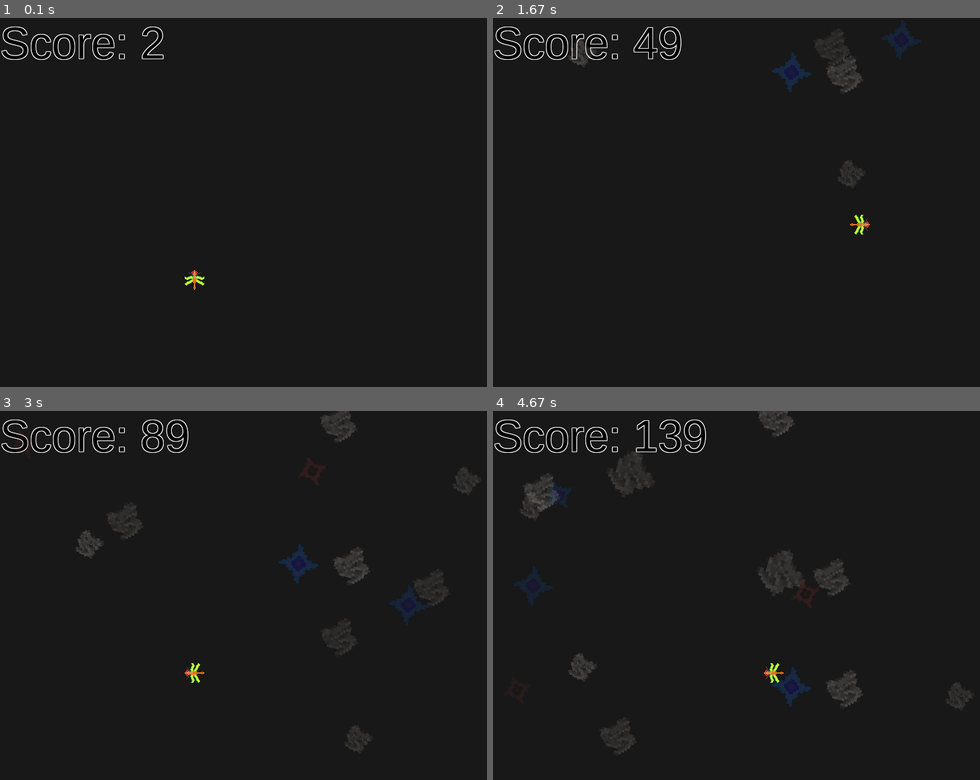
Above: before the commit, frames 1-4 (two rows, left to right).
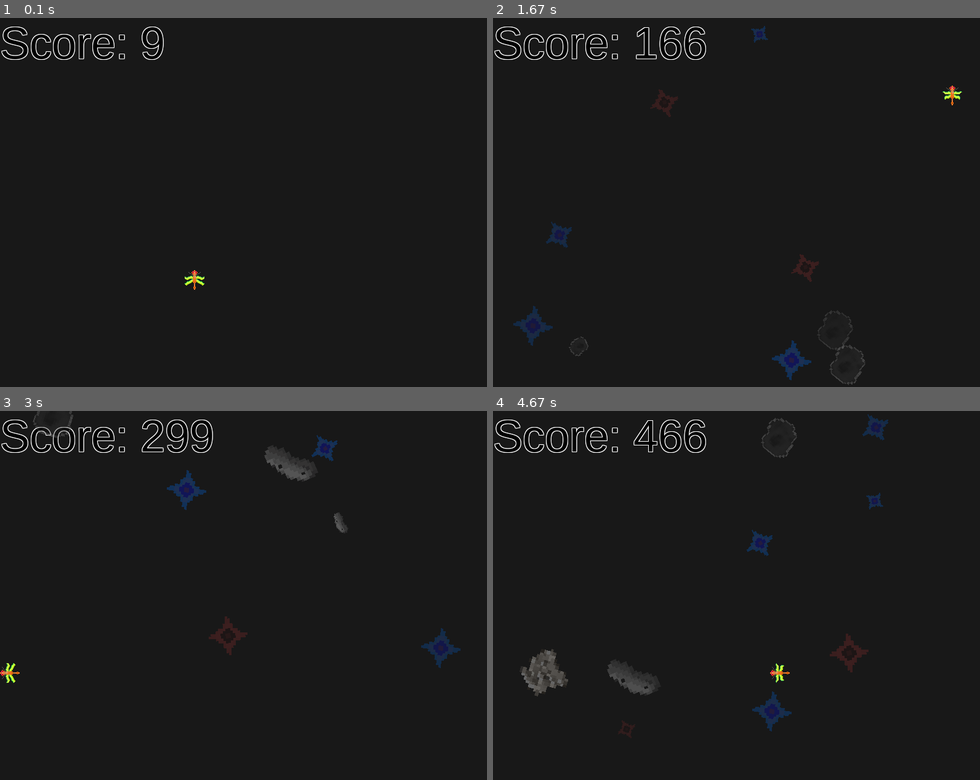
Above: after the commit, the same moments.

Repository: bpurkuti/Acrid-Dragonfly
Game: pygame game, started from main.py
Same seed, same stepped clock (60 frames per second), same inputs: the game is played once before the commit and once after it.
Inputs:
- Up to frame 1 (0.1 s): no input
- Up to frame 2 (1.67 s): hold Right 0.33-0.8 s; hold Up 0.83-1.13 s; hold Right 1.17-1.63 s
- Up to frame 3 (3 s): hold Left 1.67-2.2 s; hold Down 2.23-2.53 s; hold Left 2.57-2.97 s
- Up to frame 4 (4.67 s): hold Up 3-3.37 s; hold Right 3.4-4.03 s; hold Down 4.07-4.43 s; hold Left from 4.47 s (still down)

The runs differ from the first frame. In frame 1, 0.1% of the frame differs, in the area x 29-34%, y 2-12%; in frame 2, 3.1%; in frame 3, 3.9%; in frame 4, 5.5%, in the area x 4-99%, y 0-93%.

Commit message:
Smooth Movement System

Diff:
--- a/imageSpaceBackground.py
+++ b/imageSpaceBackground.py
@@ -13,7 +13,7 @@
 ASSETS['images']['stars']['sizes'] = ((16, 16), (24, 24), (32, 32))
 ASSETS['images']['stars']['trans'] = []
 
-ASSETS['images']['asteroids']['raw'] = [pygame.image.load('asteroid.bmp')]
+ASSETS['images']['asteroids']['raw'] = [pygame.image.load('asteroid.bmp'), pygame.image.load('gameSprites/asteroid2.png'),pygame.image.load('gameSprites/asteroid3.png') ]
 ASSETS['images']['asteroids']['sizes'] = ((16, 16), (24, 24), (32, 32), (40, 40))
 ASSETS['images']['asteroids']['trans'] = []
 
@@ -76,6 +76,7 @@
                 image = pygame.transform.scale(image['image'], size)
                 image = pygame.transform.rotate(image, random.randint(0, 359))
                 self.SCALED_ASSETS['images']['stars']['trans'][i] = {'image': image, 'size': size}
+
             for i in range(0, len(self.SCALED_ASSETS['images']['asteroids']['trans'])):
                 image = self.SCALED_ASSETS['images']['asteroids']['trans'][i]
                 size = (image['size'][0] * self.scale, image['size'][0] * self.scale)
@@ -87,16 +88,16 @@
         # ------------ INNER SETTINGS ------------
 
         # maximum count for items
-        self.asteroidCount = 30
-        self.starCount = 30
+        self.asteroidCount = 3
+        self.starCount = 20
 
         # velocity range of items
         self.velAsteroidBound = (2,4)
         self.velStarBound = (2,4)
 
         # opacity range of items
-        self.opAsteroidBound = (30, 50)
-        self.opStarBound = (30, 50)
+        self.opAsteroidBound = (70, 100)
+        self.opStarBound = (50,70)
 
         # limit respawn of items
         self.asteroidAddWait = 10
--- a/main.py
+++ b/main.py
@@ -31,7 +31,7 @@
 running = True
 while running:
     #FPS
-    clock.tick(30)
+    clock.tick(100)
 
     screen.fill((24,24,24))
 
Renamed: gameSprites/asteroid. 1 24x24 .png -> gameSprites/asteroid2.png
Renamed: gameSprites/asteroid. 2 16x16 .png -> gameSprites/asteroid3.png
